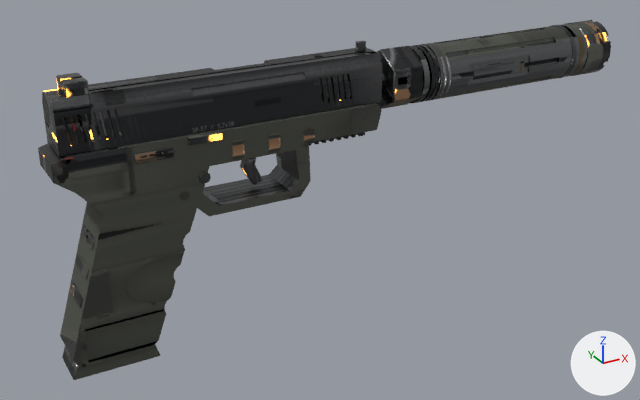
A saved change to the glTF model assets/weapons/pistol_57/pistol_57.gltf.
Both versions are drawn from a camera (50 mm lens) standing at (-0.189, -0.456, 0.155) and looking at (0.064, 0.004, -0.075). Arrows for +X, +Y and +Z are at lower right; the lights stay in place. The picture after the commit comes second. Where no turn or scale is listed for an object, it has been applied to the vertices. Vertices at exactly the same position are counted once.

The scene before the commit, as lines of its bpy script (objects in view):
```python
me_body = bpy.data.meshes.new('body')
me_body.from_pydata(...)  # 2418 vertices, 4723 faces; spans x -0.107..0.284, y -0.019..0.019, z -0.138..0.019
me_body.materials.append(mat_pistol_57)
me_magazine = bpy.data.meshes.new('magazine')
me_magazine.from_pydata(...)  # 46 vertices, 75 faces; spans x -0.1078..-0.0552, y -0.015..0.015, z -0.1465..-0.1318
me_magazine.materials.append(mat_pistol_57)
me_slide = bpy.data.meshes.new('slide')
me_slide.from_pydata(...)  # 896 vertices, 1756 faces; spans x -0.1..0.106, y -0.013..0.013, z -0.01..0.027
me_slide.materials.append(mat_pistol_57)
ob_body = bpy.data.objects.new('body', me_body)
ob_body.location = (0.0, 0.0, 0.0)
ob_magazine = bpy.data.objects.new('magazine', me_magazine)
ob_magazine.location = (0.0, 0.0, 0.0)
ob_slide = bpy.data.objects.new('slide', me_slide)
ob_slide.location = (0.0, 0.0, 0.0)
```
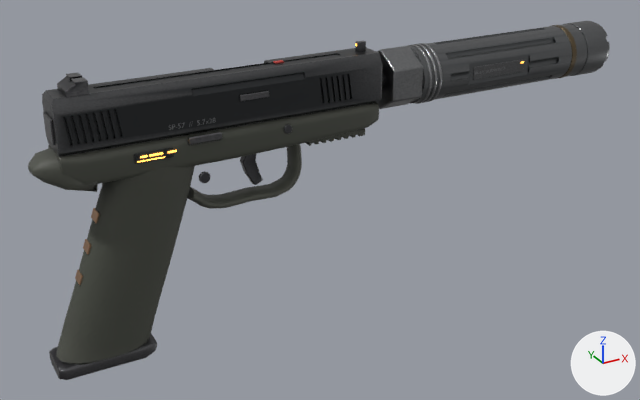
Where the change shows, as pixel boxes (x1, y1, x2, y2) in the pictures (640 x 400 px; the box of a moved part takes in the faces that stretch with it):
'body', reshaped: before (38, 20, 611, 367); after (28, 21, 610, 364)
'slide', reshaped: before (42, 41, 385, 157); after (42, 41, 382, 156)
'magazine', reshaped: before (61, 338, 160, 380); after (49, 334, 157, 380)
part 1 of me_body, moved or reshaped: before (82, 225, 95, 250); after (91, 208, 99, 223)
part 2 of me_body, moved or reshaped: before (76, 254, 89, 279); after (83, 239, 91, 255)
part 3 of me_body, moved or reshaped: before (70, 282, 83, 308); after (75, 269, 83, 285)
part 4 of me_body, rebuilt: before (38, 103, 382, 367); after (57, 166, 195, 364)
part 5 of me_body, rebuilt (not visible before): after (48, 102, 379, 185)
part 6 of me_body, added: after (187, 144, 302, 209)
part 7 of me_body, added: after (28, 148, 98, 192)
part 8 of me_body, added: after (284, 124, 292, 134)
part 9 of me_body, built on: before (410, 26, 587, 103); after (407, 43, 442, 104)
part 10 of me_body, moved or reshaped: before (571, 20, 611, 76); after (571, 21, 610, 76)
part 11 of me_body, moved or reshaped: before (188, 131, 263, 185); after (188, 132, 263, 185)
part 12 of me_body, surface changed: (134, 23, 607, 174) in both
part 13 of me_magazine, rebuilt: before (62, 345, 160, 380); after (49, 334, 157, 380)
part 14 of me_slide, added: after (240, 91, 269, 101)
part 15 of me_slide, added: after (43, 112, 55, 145)
part 16 of me_slide, cut back: before (42, 53, 382, 157); after (42, 47, 382, 156)
part 17 of me_slide, surface changed: before (55, 41, 380, 146); after (55, 41, 366, 146)

The change, as a list of edits to the scene's bpy script:
```text
Change me_body:
    remove me_body.from_pydata(...)  # 2418 vertices, 4723 faces; spans x -0.107..0.284, y -0.019..0.019, z -0.138..0.019
    add me_body.from_pydata(...)  # 2599 vertices, 5082 faces; spans x -0.113..0.284, y -0.019..0.019, z -0.137..0.019
    me_body part 1: the loose piece of 24 vertices spanning x -0.088..-0.086, y -0.011..0.011, z -0.068..-0.062 is scaled about its middle by (1.14, 0.398, 0.982), then moved by (0.005, 0.0, 0.012)
    me_body part 2: the loose piece of 24 vertices spanning x -0.093..-0.091, y -0.011..0.011, z -0.085..-0.079 is scaled about its middle by (1.14, 0.398, 0.982), then moved by (0.004, 0.0, 0.012)
    me_body part 3: the loose piece of 24 vertices spanning x -0.099..-0.096, y -0.011..0.011, z -0.102..-0.096 is scaled about its middle by (1.14, 0.398, 0.982), then moved by (0.003, 0.0, 0.011)
    me_body part 4: the loose piece of 220 vertices spanning x -0.107..0.097, y -0.015..0.015, z -0.138..-0.01 is rebuilt with 195 vertices and now spans x -0.113..-0.021, y -0.016..0.016, z -0.137..-0.012
    me_body part 5: the loose piece of 12 vertices spanning x -0.1..0.098, y -0.013..0.013, z -0.01 is rebuilt with 160 vertices and now spans x -0.1..0.097, y -0.015..0.015, z -0.03..-0.009
    me_body part 6: a new loose piece of 114 vertices spanning x -0.028..0.047, y -0.008..0.008, z -0.063..-0.027, in mat_pistol_57
    me_body part 7: a new loose piece of 100 vertices spanning x -0.113..-0.082, y -0.014..0.014, z -0.036..-0.01, in mat_pistol_57
    me_body part 8: a new loose piece of 60 vertices spanning x 0.029..0.035, y -0.016..0.016, z -0.019..-0.013, in mat_pistol_57
    me_body part 9: 41 vertices moved from x 0.13..0.139, y -0.017..0.018, z -0.018..0.018 to x 0.13..0.139, y -0.017..0.019, z -0.019..0.019; 447 vertices removed from x 0.13..0.139, y -0.018..0.018, z -0.018..0.018; 135 vertices added at x 0.13..0.139, y -0.019..0.019, z -0.019..0.019
    me_body part 10: 31 vertices moved from x 0.281..0.284, y -0.019..0.018, z -0.018..0.018 to x 0.28..0.284, y -0.019..0.019, z -0.017..0.017; 87 vertices removed from x 0.262..0.284, y -0.018..0.019, z -0.019..0.019; 119 vertices added at x 0.262..0.284, y -0.017..0.018, z -0.019..0.019
    me_body part 11: 18 vertices moved from x -0.03..0.021, y -0.017..0.002, z -0.053..-0.01 to x -0.03..0.019, y -0.016..0.002, z -0.053..-0.01; 34 vertices removed from x -0.03..0.021, y -0.017..0.016, z -0.053..-0.01; 42 vertices added at x -0.029..0.021, y -0.017..0.016, z -0.053..-0.01
    me_body part 12: 1818 kept faces spanning x -0.061..0.284, y -0.019..0.019, z -0.053..0.019 get new texture (UV) coordinates
    other edits to the shape of me_body do not show in these pictures
Change me_slide:
    remove me_slide.from_pydata(...)  # 896 vertices, 1756 faces; spans x -0.1..0.106, y -0.013..0.013, z -0.01..0.027
    add me_slide.from_pydata(...)  # 1022 vertices, 2008 faces; spans x -0.101..0.098, y -0.014..0.013, z -0.01..0.027
    me_slide part 14: the loose piece of 24 vertices spanning x 0.087..0.093, y -0.002..0.002, z 0.02..0.026 is copied, and the copy is scaled about its middle by (3.21, 0.334, 0.52), then moved by (-0.078, -0.013, -0.016); it spans x 0.003..0.021, y -0.014..-0.013, z 0.005..0.008
    me_slide part 15: the loose piece of 24 vertices spanning x 0.087..0.093, y -0.002..0.002, z 0.02..0.026 is copied, and the copy is scaled about its middle by (0.158, 6.1, 2.23), then moved by (-0.191, 0.0, -0.021); it spans x -0.101..-0.1, y -0.008..0.008, z -0.005..0.009
    me_slide part 16: 2 vertices moved from x -0.092, y -0.002, z 0.026..0.027 to x -0.086, y -0.002, z 0.026; 54 vertices removed from x -0.1..0.098, y -0.013..0.013, z -0.01..0.027; 132 vertices added at x -0.1..0.098, y -0.013..0.013, z -0.01..0.027
    me_slide part 17: 995 kept faces spanning x -0.1..0.098, y -0.013..0.013, z -0.005..0.027 get new texture (UV) coordinates
    other edits to the shape of me_slide do not show in these pictures
Change me_magazine:
    remove me_magazine.from_pydata(...)  # 46 vertices, 75 faces; spans x -0.1078..-0.0552, y -0.015..0.015, z -0.1465..-0.1318
    add me_magazine.from_pydata(...)  # 140 vertices, 276 faces; spans x -0.115..-0.0555, y -0.0138..0.0138, z -0.1465..-0.136
    me_magazine part 13: the loose piece of 24 vertices spanning x -0.1078..-0.0552, y -0.0135..0.0135, z -0.1465..-0.137 is rebuilt with 140 vertices and now spans x -0.115..-0.0555, y -0.0138..0.0138, z -0.1465..-0.136
    other edits to the shape of me_magazine do not show in these pictures
```
